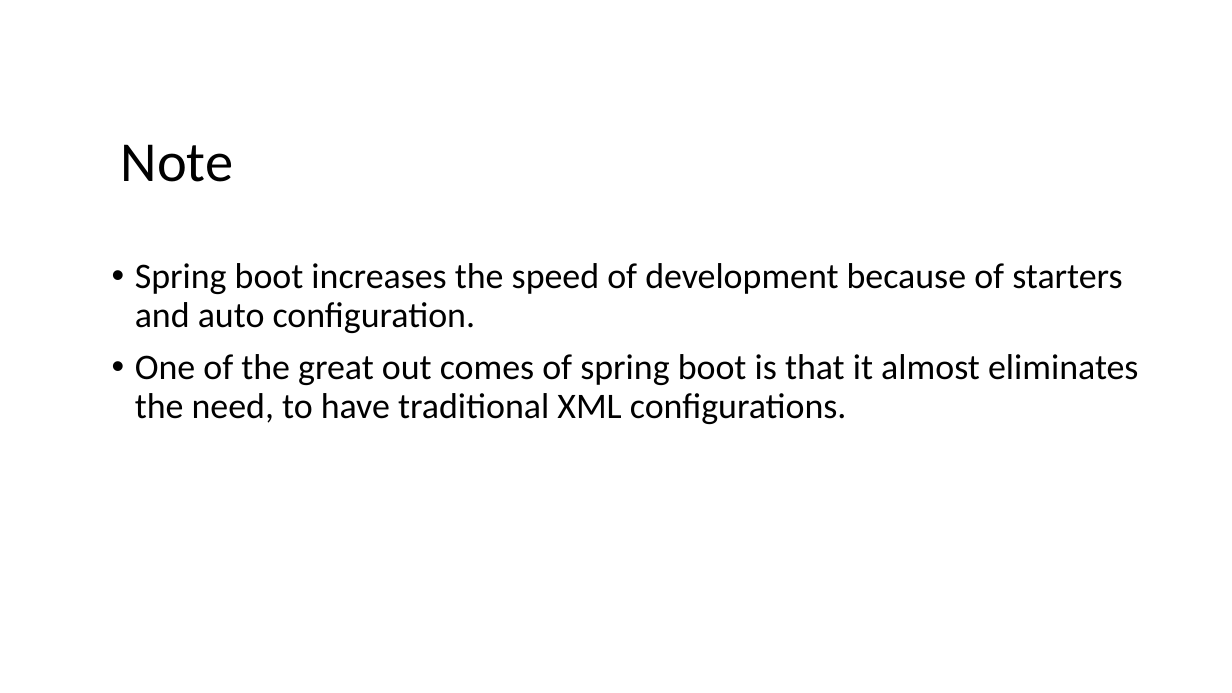
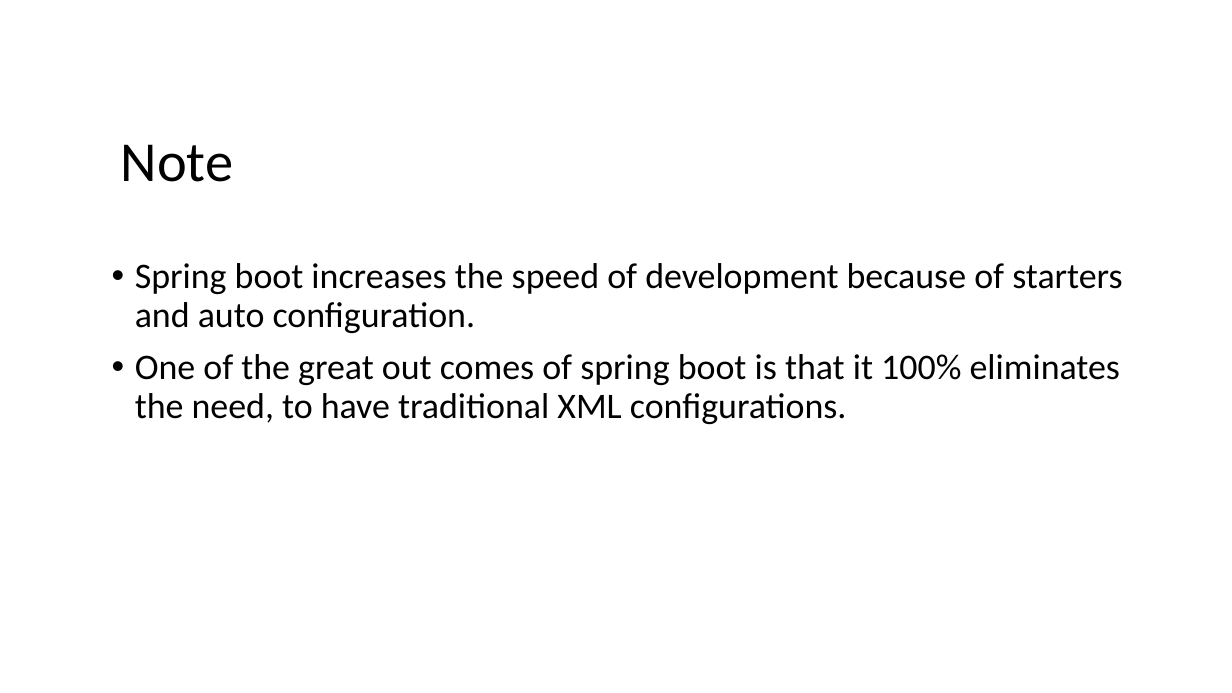
Before and after one commit to praveencloudlab/jan-adm-boot-b1, a slide deck: slide 5 of docs/Spring Boot PPT.pptx. Drawn at 1232x693 pixels with LibreOffice and Linux fonts; fonts in the diff are those of the drawing. Boxes give left, top, right and bottom in pixels: in the first picture for what was removed or moved away, otherwise in the second. Text is boxed around its words. In the diff, an @@ line names an element or a change of style, - is before the commit and + after.

```diff
--- a/docs/Spring Boot PPT.pptx
+++ b/docs/Spring Boot PPT.pptx
@@ text at bbox=[135, 354, 1120, 424]: text changed @@
-• One of the great out comes of spring boot is that it almost eliminates the need, to have traditional XML configurations.
+• One of the great out comes of spring boot is that it 100% eliminates the need, to have traditional XML configurations.
```
Also in this commit, not shown: 5 other slides changed, 5 other files.
